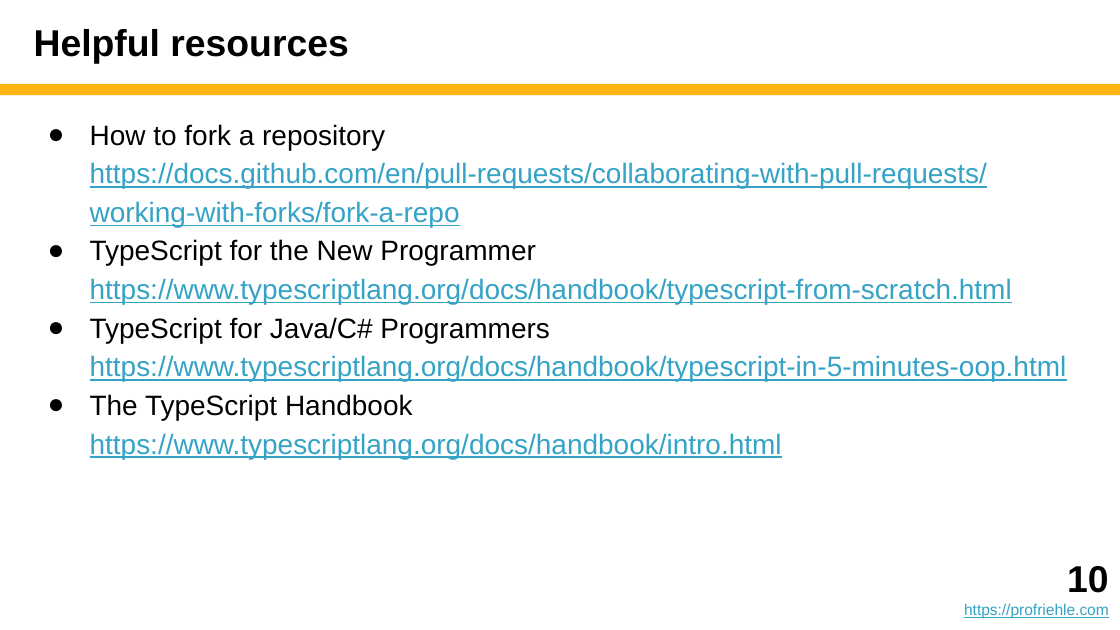
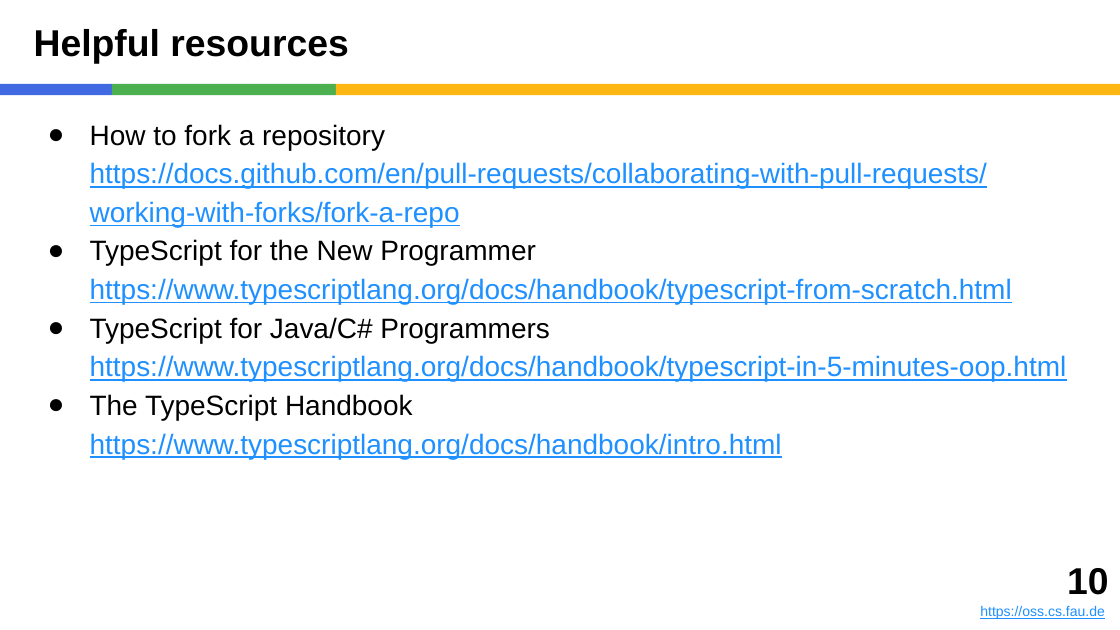
Before and after one commit to dirkriehle/adap-course, a slide deck: slide 10 of Lecture slides/ADAP A03 - Homework Setup.pptx. Drawn at 1120x630 pixels with LibreOffice and Linux fonts; fonts in the diff are those of the drawing. Boxes give left, top, right and bottom in pixels: in the first picture for what was removed or moved away, otherwise in the second. Text is boxed around its words. In the diff, an @@ line names an element or a change of style, - is before the commit and + after.

```diff
--- a/Lecture slides/ADAP A03 - Homework Setup.pptx
+++ b/Lecture slides/ADAP A03 - Homework Setup.pptx
@@ rectangle added at (0,84,112,95), fill #4169E1 @@
@@ rectangle added at (112,84,336,95), fill #4CAF50 @@
@@ rectangle: place and size @@
-rectangle at (0,84,1120,95)
+rectangle at (336,84,1120,95)
@@ text "How to fork a repository ..." at (90,124,1067,459): text colour #34A3C5 to #1E90FF in "https://docs.github.com/en/pull-requests/collaborating-with- ...", "https://www.typescriptlang.org/docs/handbook/typescript-from ...", "https://www.typescriptlang.org/docs/handbook/typescript-in-5 ...", "https://www.typescriptlang.org/docs/handbook/intro.html" @@
@@ text: place and size @@
-text at (964,566,1109,619)
+text at (980,568,1108,619)
@@ text at (980,606,1105,619): text changed; size 10 to 9 pt; text colour #34A3C5 to #1E90FF @@
-https://profriehle.com
+https://oss.cs.fau.de
```
Also in this commit, not shown: 15 other slides changed, 1 other file.
